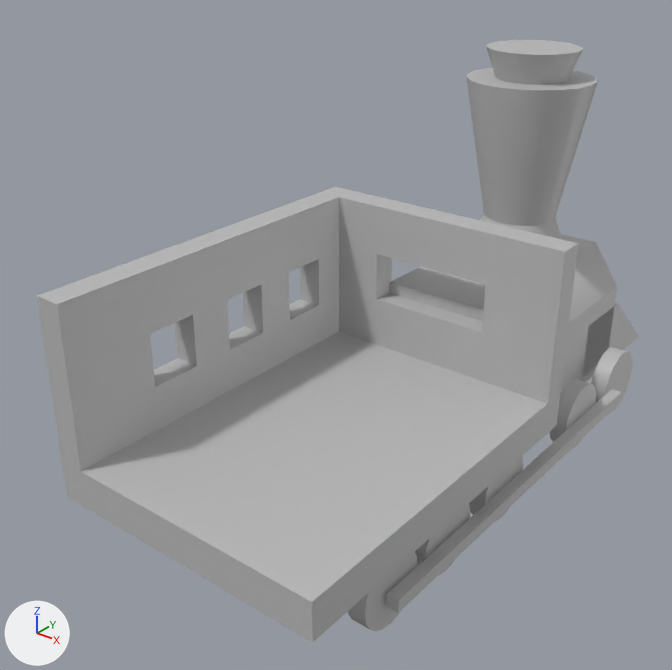
Two versions of the FBX model train-to-somewhere/Assets/Resources/art/FBXs/TrainFront.fbx, one commit apart.
Rendered twice from a 50 mm lens placed at (10.38, -16.42, 9.93), pointed at (-1.27, -1.86, 0.9). The axes (+X, +Y, +Z) are drawn at lower left. The lights are the same throughout. Where no turn or scale is listed for an object, it has been applied to the vertices.

The first picture shows 'TrainFront'.
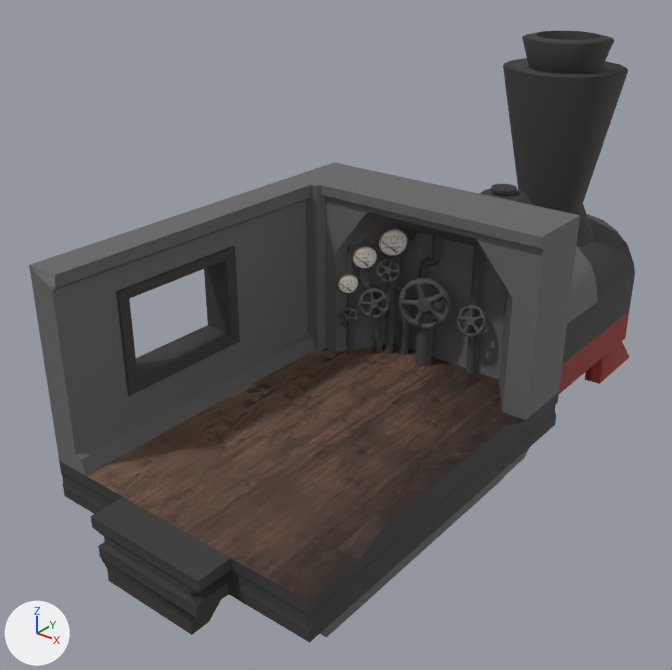
The change, as a list of edits to the scene's bpy script:
```text
Add img_trainengine_color_png:
    img_trainengine_color_png = load_image('TrainEngine_color.png', '../Materials/TrainEngine_color.png', 2048, 2048, 'sRGB')
Add mat_trainengine:
    mat_trainengine = principled_material('trainEngine')
    mat_trainengine.texture = img_trainengine_color_png
    mat_trainengine.roughness = 0.749
Change me_mesh:
    used by ob_trainfront; location = (0.0, 0.0, 0.0)
    remove me_mesh.from_pydata(...)  # 536 vertices, 1032 faces; spans x -3.1..3.2, y -8.0..8.1, z -2.4..6.5
    remove me_mesh.materials.append(mat_lambert1)  # grey #bcbcbc
    add me_mesh.from_pydata(...)  # 3087 vertices, 2971 faces; spans x -3.1..3.1, y -8.7..8.7, z -4.5..4.5
    me_mesh part 1: a new loose piece, a 20-sided cylinder along z spanning x -0.13..0.24, y -0.42..-0.05, z -2.72..-0.51, in mat_trainengine (picture img_trainengine_color_png)
    me_mesh part 2: a new loose piece, a 20-sided cylinder along z spanning x 1.02..1.26, y -0.04..0.19, z -2.11..1.29, in mat_trainengine (picture img_trainengine_color_png)
    me_mesh part 3: the loose piece of 130 vertices spanning x -3.1..3.2, y -8.0..0.4, z -0.8..3.4 is rebuilt with 139 vertices and now spans x -3.1..3.1, y -8.7..0.5, z -3.3..1.9, in mat_trainengine (picture img_trainengine_color_png)
    me_mesh part 4: 7 loose pieces with 260 vertices, spanning x -1.1..3.2, y -6.2..5.4, z -2.4..6.5, are deleted
    me_mesh part 5: 146 vertices removed from x -2.1..2.0, y 0.3..8.1, z -1.9..5.8; 2864 vertices added at x -2.3..3.0, y -7.8..8.7, z -4.5..4.5
    me_mesh part 6: the surface is now shaded smooth
    add me_mesh.materials.append(mat_trainengine)  # picture img_trainengine_color_png
Change ob_trainfront:
    ob_trainfront.location: (0.0, 0.0, 0.0) -> (0.0, -0.07, 2.06)
```

Where the change shows, as pixel boxes [x1, y1, x2, y2] in the pictures (672 x 670 px):
'TrainFront', reshaped, moved
    before: [37, 40, 639, 643]
    after: [29, 31, 635, 643]
part 1 of me_mesh, added (black)
    after: [415, 305, 434, 367]
part 2 of me_mesh, added (black)
    after: [466, 245, 485, 374]
part 3 of me_mesh, rebuilt
    before: [37, 187, 578, 643]
    after: [29, 162, 580, 643]
part 4 of me_mesh, deleted
    before: [348, 40, 632, 631]
part 5 of me_mesh, built on
    before: [389, 68, 639, 391]
    after: [320, 31, 635, 637]
